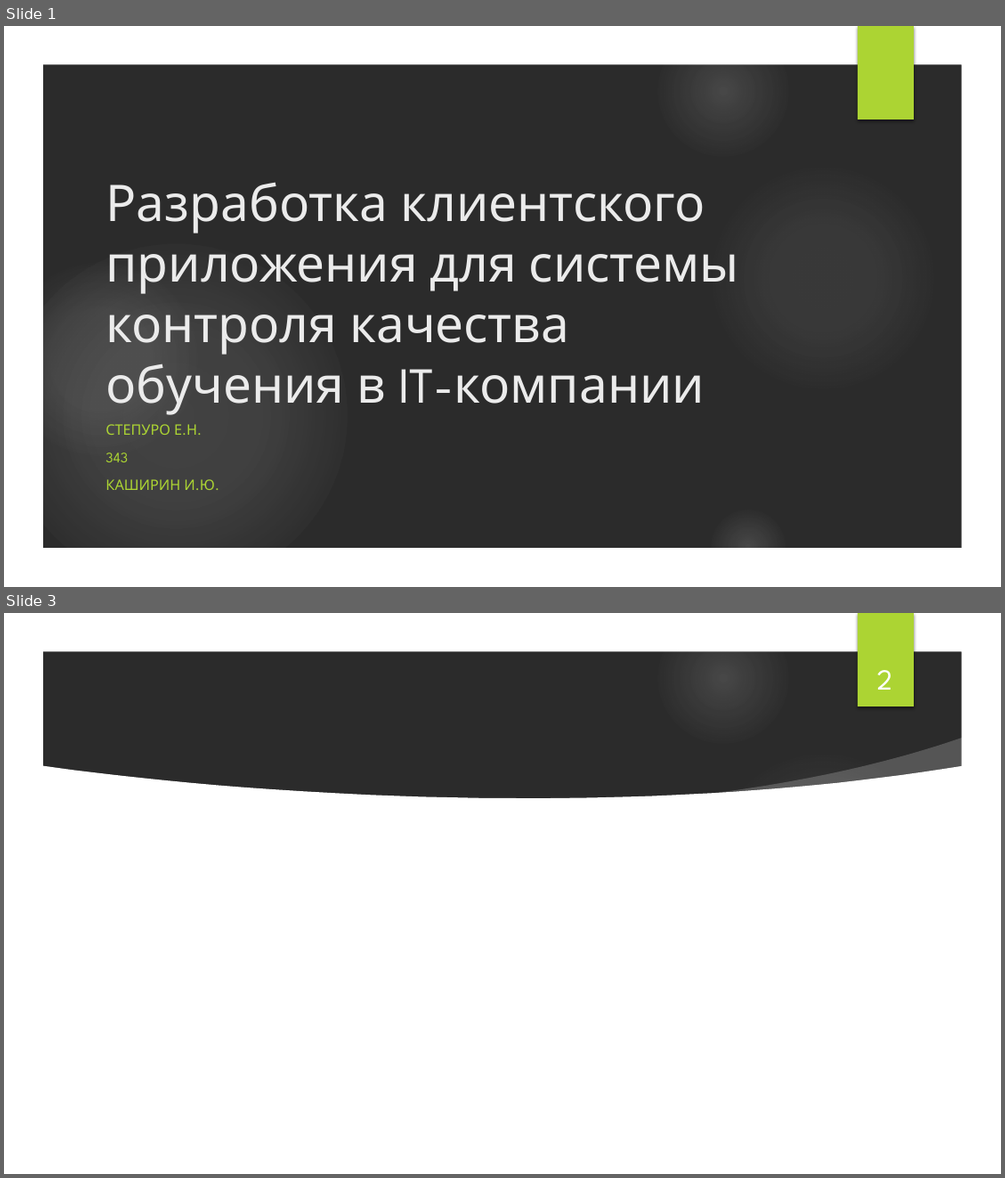
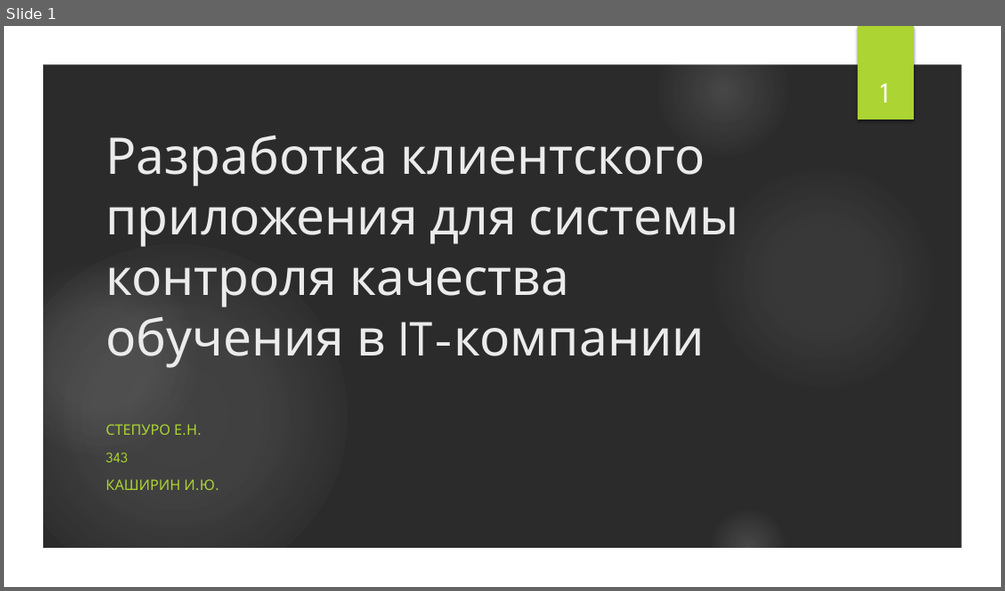
Before and after one commit to ElenaStepuro/Explanatory-note, a slide deck: Presentation.pptx. Shown one above the other, each under a label of ours: slides 1 and 3 before the commit, slide 1 after it; the slides between them are not shown. The pictures are 1005x1178 and 1005x591 pixels, drawn with LibreOffice and Linux fonts; fonts in the diff are those of the drawing; background and template pictures are left out; a plain dark background stands for a picture behind light text. Boxes give left, top, right and bottom in pixels: in the first picture for what was removed or moved away, otherwise in the second. Text is boxed around its words. In the diff, an @@ line names an element or a change of style, - is before the commit and + after.

```diff
--- a/Presentation.pptx
+++ b/Presentation.pptx
@@ slide 3 removed at (x1=4, y1=613, x2=1001, y2=1174), background picture (left out); not listed: 7 template elements that a slide beside it also shows @@
@@ text removed at (x1=877, y1=670, x2=893, y2=690) @@
-2
@@ freeform shape removed at (x1=697, y1=738, x2=970, y2=819) @@
@@ freeform shape removed at (x1=41, y1=765, x2=963, y2=1136) @@
@@ slide 1 changed as well @@
@@ text added at (x1=880, y1=83, x2=889, y2=103), 28 pt, text #FFFFFF @@
+1
@@ title "Разработка клиентского приложения для системы ..." moved from (x1=105, y1=182, x2=739, y2=415) to (x1=105, y1=135, x2=739, y2=368) @@
```
Also in this commit, not shown: 4 slides added, 1 other slide removed, 1 other file.
